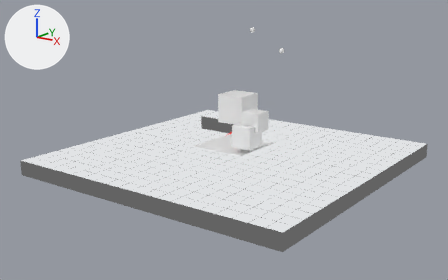
The Blender file tools/scene.blend: old version first, new version second.
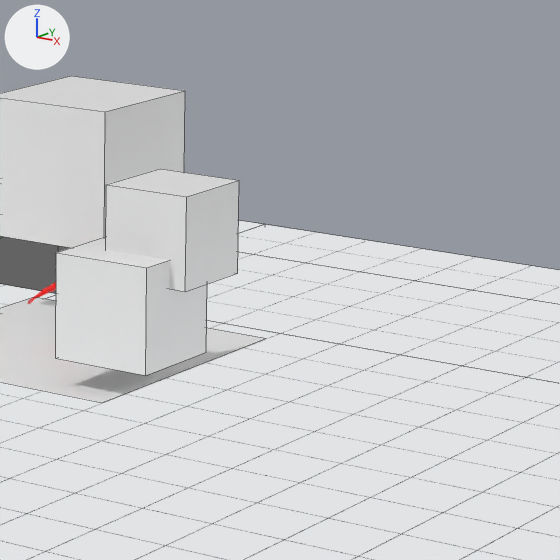
Each version appears first whole from a 50 mm lens placed at (23.88, -33.49, 11.61), pointed at (-0.11, -0.97, 1.02), and next in a close-up on the part from 49% to 74% of the width and 27% to 67% of the height. The axes (+X, +Y, +Z) are drawn at upper left. The lights are the same throughout. The close-ups show mesh edges as thin lines.

Objects in the first close-up: 'Cube_A', 'Cube_B', 'Cube_C', 'Plane', 'env'.
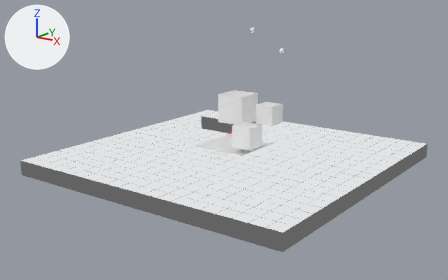
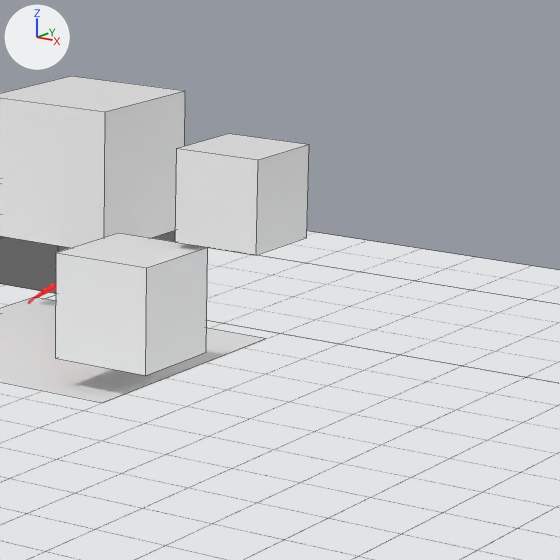
Diff of the bpy script that builds the scene:
```diff
--- a/tools/scene.blend.py
+++ b/tools/scene.blend.py
@@ me_cube_004 @@
 me_cube_004.from_pydata(...)  # 8 vertices, 6 faces; spans x 1.536..2.781, y -1.263..-0.019, z 1.962..3.206
 # used by ob_cube_c; location = (0.0, 0.0, 0.0)
+# me_cube_004 part 1: the whole mesh is moved by (0.67, 0.622, 0.456)
```

What differs and where, as boxes [x1, y1, x2, y2] in the close-ups (560 x 560 px):
'Cube_C', mesh moved
    before: [106, 169, 239, 292]
    after: [175, 134, 309, 255]
